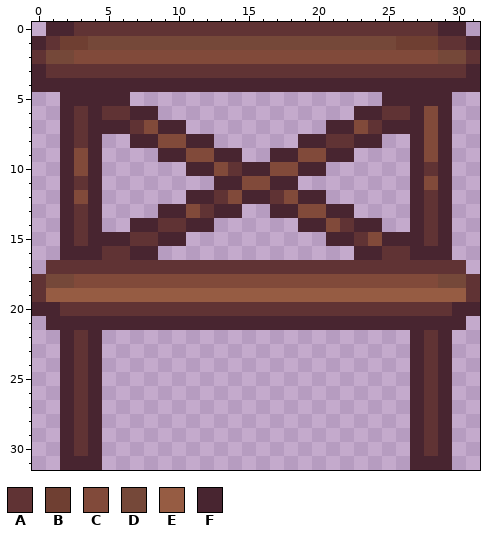
Pixel-art sprite: Resources/Textures/_CP14/Structures/Furniture/Tables/wood.rsi/frame.png. Above is the file before it was changed.
The file is 32x32 pixels. Colours within 5 levels of each other are drawn and written as one.
Palette (. is transparent): A #603334  B #6f3f32  C #814a3a  D #754839  E #965c43  F #482530
Pixels before, first column x 0:
 0 .FFAAAAAAAAAAAAAAAAAAAAAAAAAAFF.
 1 FABBDDDDDDDDDDDDDDDDDDDDDDBBBAAF
 2 ADDCCCCCCCCCCCCCCCCCCCCCCCCCCDDA
 3 FAAAAAAAAAAAAAAAAAAAAAAAAAAAAAAF
 4 FFFFFFFFFFFFFFFFFFFFFFFFFFFFFFFF
 5 ..FFFFF..................FFFFF..
 6 ..FAFAAFF..............FFAAFCF..
 7 ..FAFFFACFF..........FFCAFFFCF..
 8 ..FAF..FFCCFF......FFAAFF..FCF..
 9 ..FCF....FFCCFF..FFCCFF....FCF..
10 ..FCF......FFCAFFCCFF......FAF..
11 ..FAF........FFCCFF........FCF..
12 ..FCF......FFACFFACFF......FAF..
13 ..FAF....FFCAFF..FFCCFF....FAF..
14 ..FAF..FFAAFF......FFCAFF..FAF..
15 ..FAFFFAAFF..........FFACFFFAF..
16 ..FFFAAFF..............FFAAFFF..
17 .AAAAAAAAAAAAAAAAAAAAAAAAAAAAAA.
18 ADDCCCCCCCCCCCCCCCCCCCCCCCCCCDDA
19 AEEEEEEEEEEEEEEEEEEEEEEEEEEEEEEA
20 FFAAAAAAAAAAAAAAAAAAAAAAAAAAAAFF
21 .FFFFFFFFFFFFFFFFFFFFFFFFFFFFFF.
22 ..FAF......................FAF..
23 ..FAF......................FAF..
24 ..FAF......................FAF..
25 ..FAF......................FAF..
26 ..FAF......................FAF..
27 ..FAF......................FAF..
28 ..FAF......................FAF..
29 ..FAF......................FAF..
30 ..FAF......................FAF..
31 ..FFF......................FFF..
After the commit:
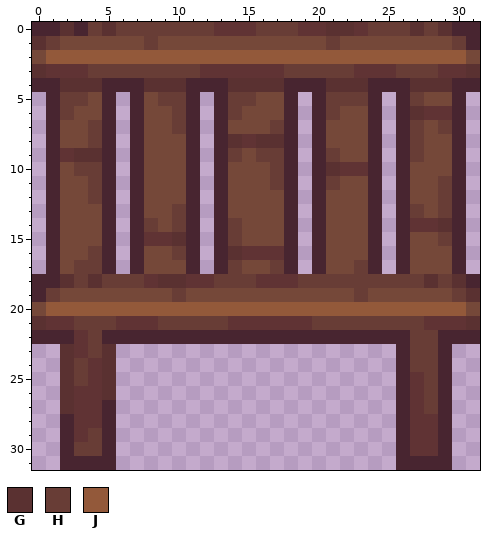
Colours new in this view: G #5a3131  H #683d36  J #93593a
Difference:
Changed rows in their new state; - is an unchanged pixel.
first column x 0:
 0 F-GFHGHHHHHHH---HHH--GG-HHHGHG-F
 1 GHDD----H------------H----DDDDH-
 2 DJJJJJJJJJJJJJJJJJJJJJJJJJJJJJJD
 3 G---HHHHHHHH------HHHHH---HHH--G
 4 --GGG---GGG---GGGG---GGG---GGG--
 5 -FHHD-.FDHHF-FHHDDF-FHHHF.-HDDF-
 6 -FHDDF.-DDHF-FHDDDF-FHDD-.FGAAF-
 7 -FDDH-.FDDHF-FDDDHF-FDDDF.-HDHF-
 8 -FDDHF--DDD-.FGAGGF.-DDD--FHDDF-
 9 -FAGGF-FDDDF.-HDHH-.FHDDF-FHDDF-
10 -FDHHF-FDDD-.FDDDHF.-GAAF-FDDDF-
11 -FDDHF-FDDDF--DDDH--FHDDF-FDDHF-
12 -FDDHF-FDDD-.FDDDDF.-DDDF-FDDHF-
13 -FDDDF-FDDHF.-DDDD-.FDDDF-FHDHF-
14 -FDDDF--HDH-.FHDDDF.-DDD--FA-GF-
15 -FDDD-.F-AGF-FHDDDF-FDDDF.-DDHF-
16 -FDDHF.-DDHF-FGAAAF-FDDD-.FDDDF-
17 -FDHHF.FDDDF.FHDDHF.FDDHF.FDDDF-
18 FFGHGHHHAGGAAHHHAAAHHHHHHHHHGHGF
19 FHDDDDDDDDHDDDDDDDDDDDDHDDDDDDHG
20 DJJJJJJJJJJJJJJJJJJJJJJJJJJJJJJD
21 GAAHHHAAAHHHHHAAAAAAHHHHHHHHAAAG
22 FF--HFFFFFFFFFFFFFFFFFFFFFFHH-FF
23 --G-HG--------------------FHH---
24 --GHAG--------------------FHH---
25 --GHAG--------------------FAH---
26 --G-AG--------------------FAH---
27 --G-AF--------------------FAH---
28 ----AF--------------------FA----
29 ----HF--------------------FA----
30 ---HHF--------------------FA----
31 -----F--------------------F-----
Changed places in both pictures, as pixel boxes (x1, y1, x2, y2):
changed: (32, 22, 480, 470)
